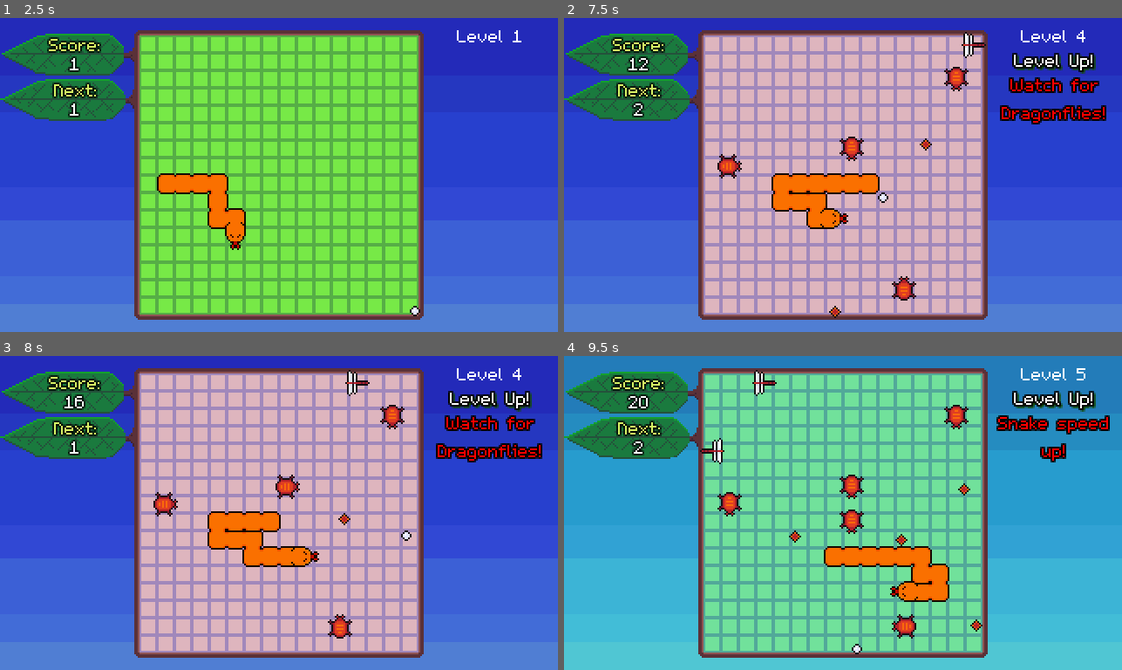
Above: before the commit, frames 1-4 (two rows, left to right).
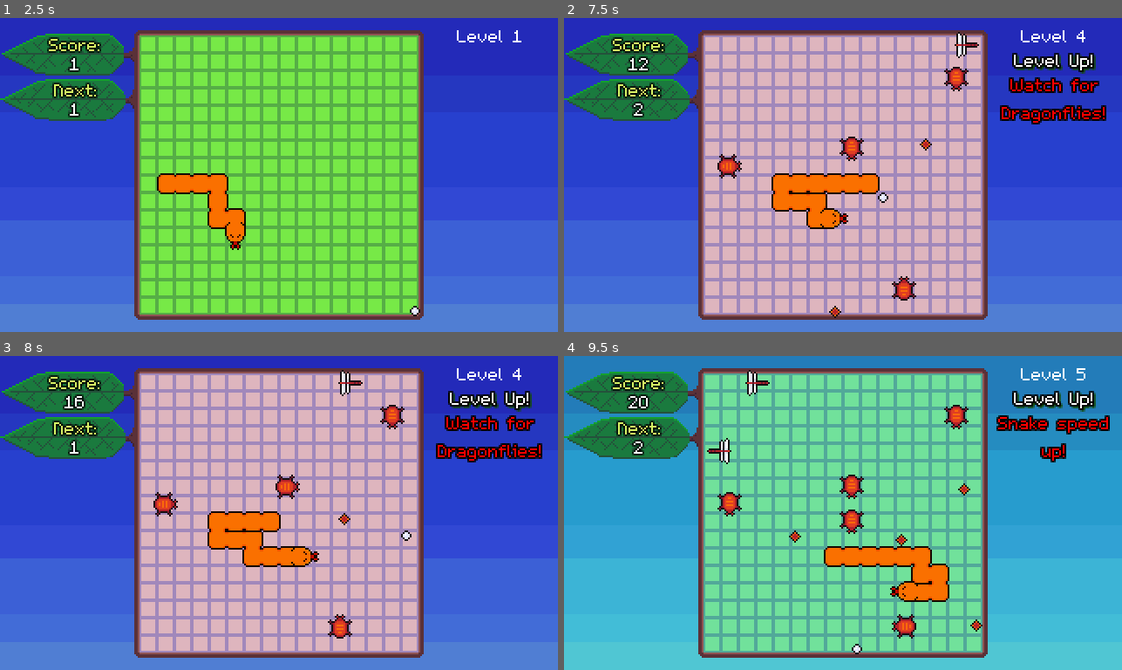
Above: after the commit, the same moments.

Repository: bdunko/Pellet
Game: Godot game, scene res://main.tscn
The game is run twice, just before and just after one commit, with the same random seed, the same clock (stepped at 60 frames per second) and the same inputs.
Inputs:
- Up to frame 1 (2.5 s): tap Enter at 0.5 s; hold D (right) 0.53-1.28 s; hold S (down) 1.28-2.03 s; hold D (right) from 2.03 s (still down)
- Up to frame 2 (7.5 s): release D (right) at 2.78 s; hold W (up) 2.78-3.53 s; hold A (left) 3.53-5.03 s; hold S (down) 5.03-5.78 s; hold D (right) 5.78-6.53 s; hold W (up) 6.53-7.28 s; hold D (right) from 7.28 s (still down)
- Up to frame 3 (8 s): keep holding D (right)
- Up to frame 4 (9.5 s): release D (right) at 8.03 s; hold S (down) 8.03-8.78 s; hold A (left) from 8.78 s (still down)

Frame 1 is identical in both runs. In frame 2, 0.2% of the frame differs, in the area x 70-76%, y 4-13%; in frame 3, 0.2%; in frame 4, 0.5%, in the area x 24-39%, y 4-35%.

Commit message:
modulate alpha on spawn

Diff:
--- a/beetle.gd
+++ b/beetle.gd
@@ -5,7 +5,13 @@
 
 var disabled = false
 
-func _process(_delta):
+func _ready():
+	modulate.a = 0
+
+func _process(delta):
+	# transparency
+	modulate.a = lerp(modulate.a, 1.0, 12 * delta)
+
 	#rotate to face player
 	var pellet_pos = get_parent().get_parent().find_child("Pellet").position
 	var x_diff = position.x - pellet_pos.x
--- a/dragonfly.gd
+++ b/dragonfly.gd
@@ -7,6 +7,7 @@
 var SPEED = 60
 
 func _ready():
+	modulate.a = 0
 	# pick a direction...
 	var roll = Global.RNG.randi_range(0, 3)
 	if roll == 0:
@@ -23,6 +24,9 @@
 		rotation_degrees = 0
 
 func _process(delta):
+	# transparency
+	modulate.a = lerp(modulate.a, 1.0, 12 * delta)
+
 	if not disabled:
 		var collide = move_and_collide(velocity * delta)
 		if collide: #flip direction
--- a/dragonfly.tscn
+++ b/dragonfly.tscn
@@ -5,7 +5,7 @@
 
 [sub_resource type="CapsuleShape2D" id="CapsuleShape2D_mshyp"]
 radius = 1.0
-height = 4.0
+height = 8.0
 
 [node name="Dragonfly" type="CharacterBody2D"]
 collision_layer = 8
--- a/hornet.gd
+++ b/hornet.gd
@@ -4,7 +4,13 @@
 
 var disabled = false
 
+func _ready():
+	modulate.a = 0
+
 func _process(delta):
+	# transparency
+	modulate.a = lerp(modulate.a, 1.0, 12 * delta)
+
 	if not disabled:
 		#rotate to face player
 		var pellet_pos = get_parent().get_parent().find_child("Pellet").position
--- a/hornet.tscn
+++ b/hornet.tscn
@@ -4,8 +4,8 @@
 [ext_resource type="Texture2D" uid="uid://dj6vng1f8ymcl" path="res://assets/bugs/enemy_hornet.png" id="2_v6x3b"]
 
 [sub_resource type="CapsuleShape2D" id="CapsuleShape2D_mshyp"]
-radius = 1.0
-height = 4.0
+radius = 1.5
+height = 6.0
 
 [node name="Hornet" type="CharacterBody2D"]
 collision_layer = 64
--- a/moth.gd
+++ b/moth.gd
@@ -6,6 +6,7 @@
 const BULLET_SPEED = 60
 
 func _ready():
+	modulate.a = 0
 	# pick a diagonal...
 	var roll = Global.RNG.randi_range(0, 3)
 	if roll == 0:
@@ -22,6 +23,8 @@
 		rotation_degrees = 0
 
 func _process(delta):
+	# transparency
+	modulate.a = lerp(modulate.a, 1.0, 12 * delta)
 	if not disabled:
 		var collision: KinematicCollision2D = move_and_collide(velocity * delta)
 		if collision:
--- a/moth.tscn
+++ b/moth.tscn
@@ -4,8 +4,8 @@
 [ext_resource type="Texture2D" uid="uid://c6i5gil2rc3c" path="res://assets/bugs/enemy_moth.png" id="2_3qle5"]
 
 [sub_resource type="CapsuleShape2D" id="CapsuleShape2D_mshyp"]
-radius = 1.0
-height = 4.0
+radius = 1.5
+height = 6.0
 
 [node name="Moth" type="CharacterBody2D"]
 collision_layer = 8
@@ -16,7 +16,6 @@
 texture = ExtResource("2_3qle5")
 
 [node name="CollisionShape2D" type="CollisionShape2D" parent="."]
-position = Vector2(-0.5, 0)
 shape = SubResource("CapsuleShape2D_mshyp")
 
 [node name="Timer" type="Timer" parent="."]
--- a/spider.gd
+++ b/spider.gd
@@ -1,6 +1,7 @@
 extends CharacterBody2D
 
 func _ready():
+	modulate.a = 0
 	# random direction
 	var roll = Global.RNG.randi_range(0, 3)
 	if roll == 0:
@@ -12,6 +13,9 @@
 	if roll == 3:
 		rotation_degrees = 0
 
+func _process(delta):
+	modulate.a = lerp(modulate.a, 1.0, 12 * delta)
+
 func disable():
 	pass
 
